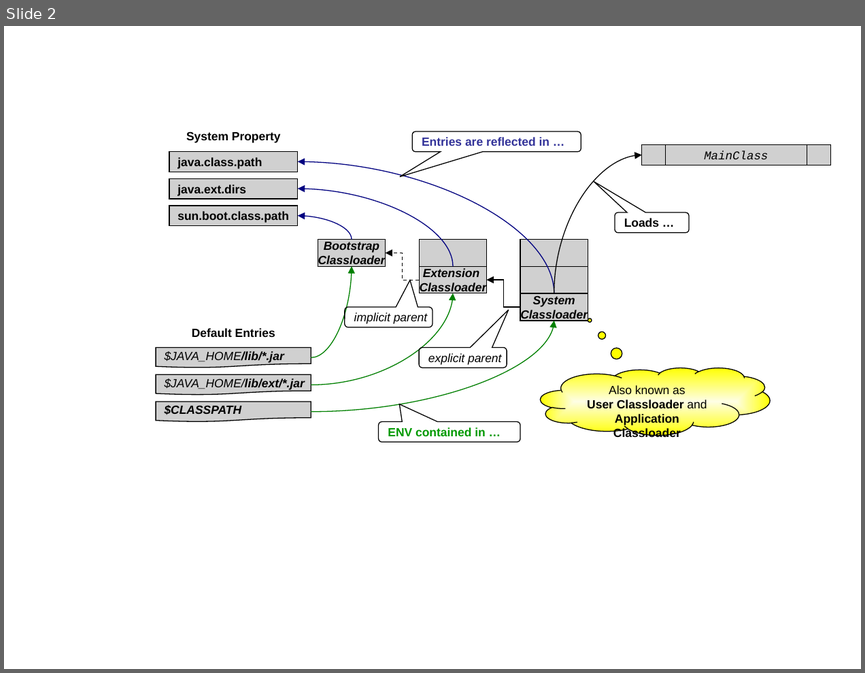
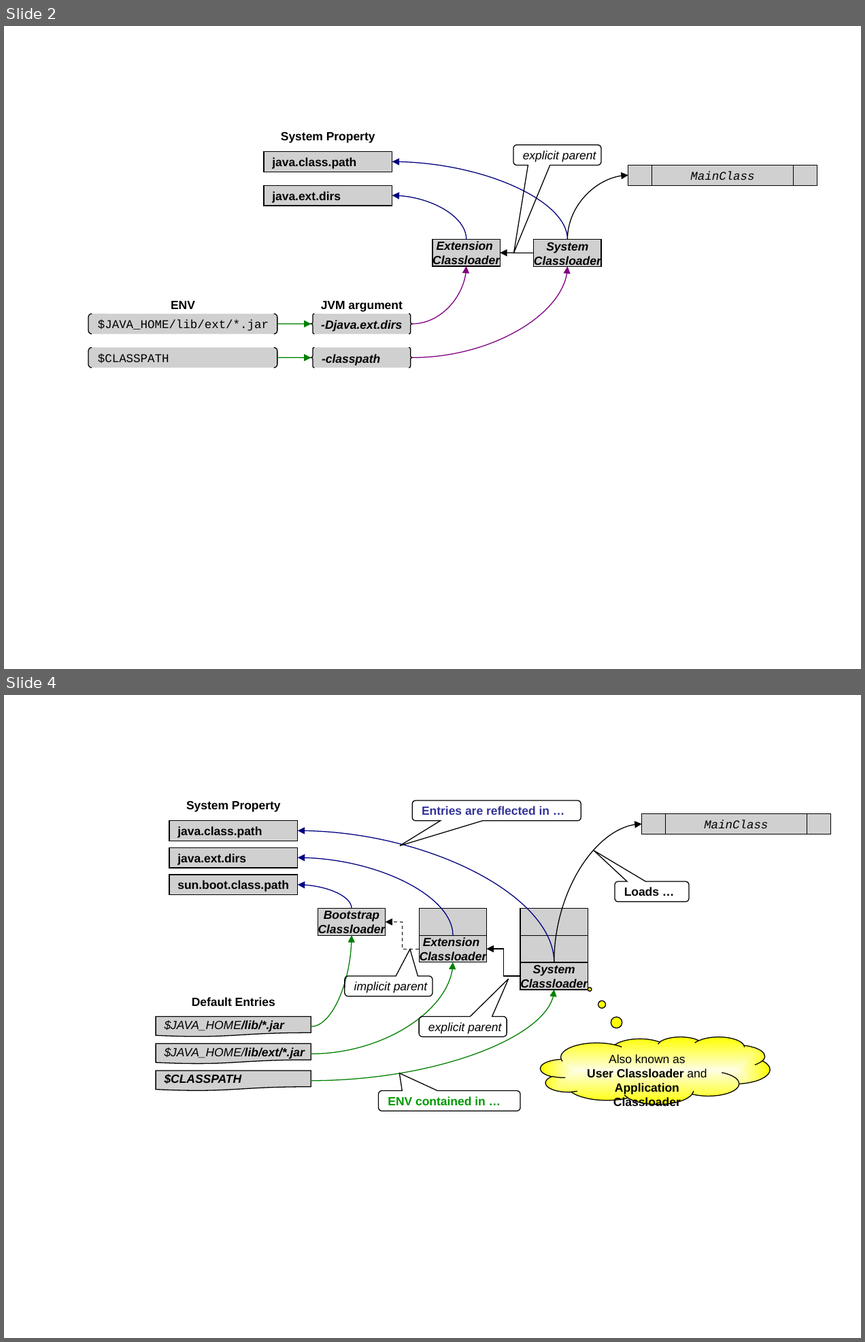
Before and after one commit to antlibs/ant-classloader, a slide deck: etc/misc/classloader.ppt. Shown one above the other, each under a label of ours: slide 2 before the commit, slides 2 and 4 after it; the slides between them are not shown. The pictures are 865x673 and 865x1342 pixels, drawn with LibreOffice and Linux fonts; fonts in the diff are those of the drawing; grey boxes stand for pictures. Boxes give left, top, right and bottom in pixels: in the first picture for what was removed or moved away, otherwise in the second. Text is boxed around its words. In the diff, an @@ line names an element or a change of style, - is before the commit and + after.

```diff
--- a/etc/misc/classloader.ppt
+++ b/etc/misc/classloader.ppt
@@ slide 2 added at box(4, 26, 861, 669), background #FFFFFF @@
@@ text added at box(281, 131, 375, 143), 10 pt, text #000000, bold @@
+System Property
@@ rounded speech box added at box(513, 145, 600, 165), outline #000000 0.74 pt, 10 pt, text #000000, italic @@
+explicit parent
@@ picture added at box(264, 152, 392, 172), 10 pt, text #000000, bold @@
+java.class.path
@@ curved arrow added from (568, 240) to (392, 161), #000080 0.74 pt @@
@@ picture added at box(628, 165, 816, 185), 10 pt, text #000000, italic @@
+MainClass
@@ picture added at box(264, 185, 392, 206), 10 pt, text #000000, bold @@
+java.ext.dirs
@@ curved arrow added from (567, 240) to (628, 175), #000000 0.74 pt @@
@@ curved arrow added from (466, 240) to (392, 195), #000080 0.74 pt @@
@@ picture added at box(432, 240, 500, 266), 10 pt, text #000000, bold, italic @@
+Extension
+Classloader
@@ picture added at box(534, 240, 601, 267), 10 pt, text #000000, bold, italic @@
+System
+Classloader
@@ curved arrow added from (412, 358) to (568, 266), #800080 0.74 pt @@
@@ curved arrow added from (412, 323) to (466, 266), #800080 0.74 pt @@
@@ arrow added from (534, 253) to (500, 252), #000000 0.74 pt @@
@@ text added at box(171, 301, 195, 309), 10 pt, text #000000, bold @@
+ENV
@@ text added at box(321, 301, 402, 312), 10 pt, text #000000, bold @@
+JVM argument
@@ picture added at box(88, 314, 277, 335), 10 pt, text #000000 @@
+$JAVA_HOME/lib/ext/*.jar
@@ curved arrow added from (277, 323) to (311, 323), #008000 0.74 pt @@
@@ picture added at box(311, 314, 412, 335), 10 pt, text #000000, bold, italic @@
+-Djava.ext.dirs
@@ picture added at box(88, 347, 277, 368), 10 pt, text #000000 @@
+$CLASSPATH
@@ picture added at box(311, 347, 412, 368), 10 pt, text #000000, bold, italic @@
+-classpath
@@ curved arrow added from (277, 358) to (311, 358), #008000 0.74 pt @@
@@ what was slide 2 is now slide 4 @@
```
Also in this commit, not shown: 3 slides changed, 1 other slide added, 17 other files.
